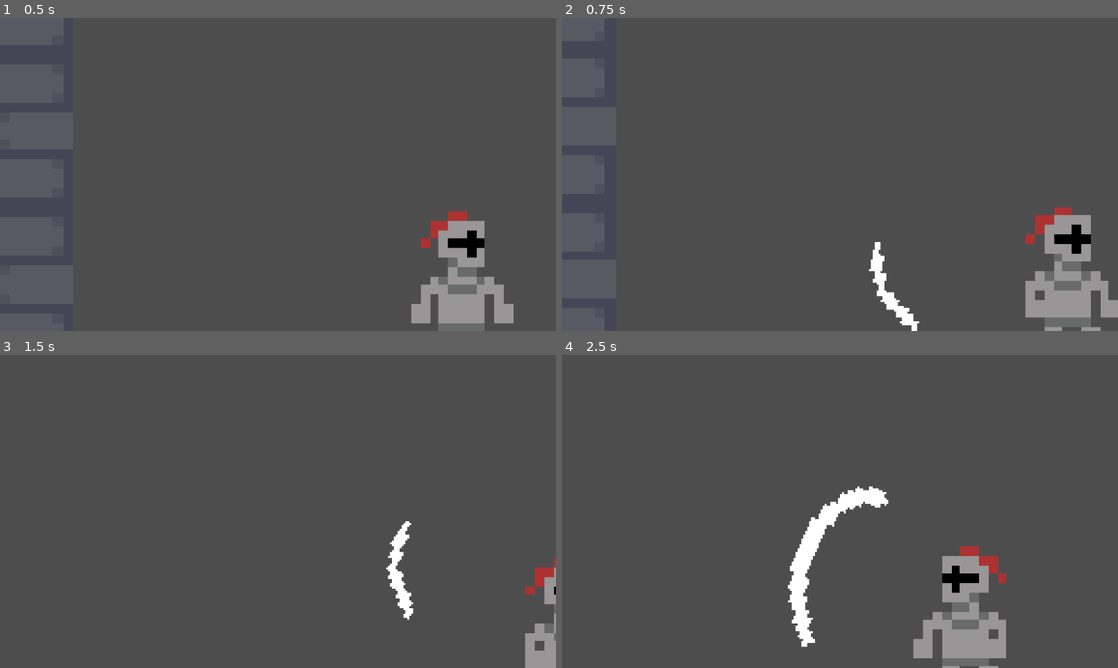
Above: before the commit, frames 1-4 (two rows, left to right).
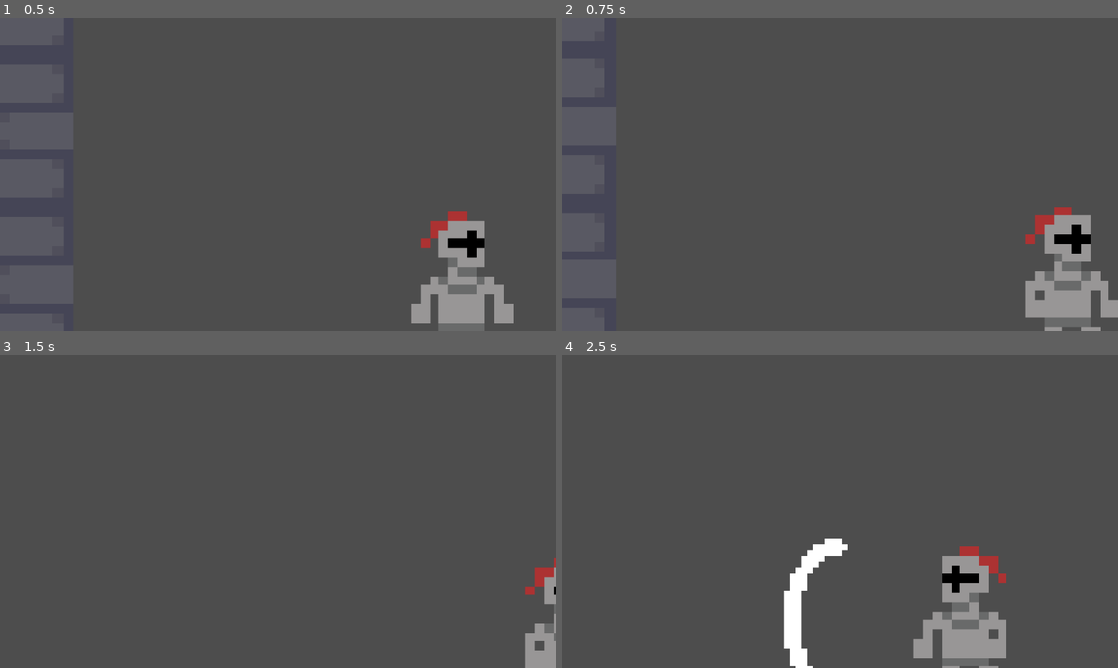
Above: after the commit, the same moments.

Repository: Owen-Harper25/Hollow-Clone
Game: Godot game, scene res://Scenes/main.tscn
Two runs of this game, one before a commit and one after it. Both use one fixed random seed, a clock stepped at 60 frames per second and the inputs below. This scene is started directly instead of the project's main scene.
Inputs (mouse positions are in pixels of both pictures, inside the frame that each line leads up to):
- Up to frame 1 (0.5 s): no input
- Up to frame 2 (0.75 s): move the mouse to (812, 237) at 0.52 s; hold D (right) from 0.53 s (still down); click (812, 237) at 0.6 s
- Up to frame 3 (1.5 s): keep holding D (right); tap Space (jump) at 0.77 s; move the mouse to (444, 558) at 1.27 s; click (444, 558) at 1.35 s
- Up to frame 4 (2.5 s): tap Space (jump) at 1.52 s; move the mouse to (673, 464) at 2.02 s; release D (right) at 2.03 s; hold A (left) from 2.03 s (still down); tap Shift (sprint) at 2.1 s; click (673, 464) at 2.3 s

Frame 1 is identical in both runs. In frame 2, 0.6% of the frame differs, in the area x 55-65%, y 71-100%; in frame 3, 0.6%; in frame 4, 2.3%, in the area x 39-59%, y 42-100%.

Commit message:
ATTACKING WORKS
LETS GOOOOOOO

Diff:
--- a/Scripts/Sound_Library.gd
+++ b/Scripts/Sound_Library.gd
@@ -15,7 +15,7 @@
 	dash_sounds = [$Dash1, $Dash2, $Dash3]
 	item_short = [$"Secret Found Short"]
 	item_long = [$"Secret Found Long"]
-	potion = [$Potion1]
+	potion = [$Potion]
 
 func play_random_hit():
 	var random_sound = hit_sounds[randi() % hit_sounds.size()]
--- a/Scripts/player.gd
+++ b/Scripts/player.gd
@@ -26,6 +26,8 @@
 @onready var attack_timer: Timer = $"Timers/Attack Timer"  # Timer to control attack duration
 @onready var attack_arc: Node2D = $AttackArc
 var attack_arc_scene = preload("res://Scenes/attack_arc.tscn")
+var facing_direction: Vector2 = Vector2.RIGHT  # default facing right
+
 
 var can_attack: bool = true
 var health = 5
@@ -105,26 +107,56 @@
 @onready var can_wall_jump: bool = ENABLE_WALL_JUMPING
 
 
+
 func _physics_process(delta: float) -> void:
 	physics_tick(delta)
 
 func _process(_delta: float) -> void:
+	var input_dir: Vector2 = Vector2.ZERO
+
+	if Input.is_action_pressed(ACTION_RIGHT):
+		input_dir.x += 1
+	if Input.is_action_pressed(ACTION_LEFT):
+		input_dir.x -= 1
+	if Input.is_action_pressed(ACTION_DOWN):
+		input_dir.y += 1
+	if Input.is_action_pressed(ACTION_UP):
+		input_dir.y -= 1
+
+	if attack_arc and is_instance_valid(attack_arc):
+		attack_arc.global_position = global_position  # Keep it attached
+# only update if we actually pressed a direction
+	if input_dir != Vector2.ZERO:
+		facing_direction = get_cardinal_direction(input_dir)
 	if Input.is_action_just_pressed("attack") and can_attack == true:
 		start_attack()
 		can_attack = false
 		$"Timers/Attack Timer".start()
 		SoundLibrary.play_random_dash()
-	if attack_arc and is_instance_valid(attack_arc):
-			attack_arc.global_position = global_position  # Keep it attached
+
+func get_cardinal_direction(dir: Vector2) -> Vector2:
+	if abs(dir.x) > abs(dir.y):
+		return Vector2(sign(dir.x), 0)  # left or right
+	else:
+		return Vector2(0, sign(dir.y))  # up or down
 
 func start_attack():
+	print(facing_direction)
 	attack_arc = attack_arc_scene.instantiate()  # Create attack arc
 	get_parent().add_child.call_deferred(attack_arc)  # Add to the main scene
 	attack_arc.global_position = global_position  # Set position to player
 
+	if facing_direction == Vector2.RIGHT:
+		attack_arc.rotation = 0
+	elif facing_direction == Vector2.LEFT:
+		attack_arc.rotation = PI
+	elif facing_direction == Vector2.UP:
+		attack_arc.rotation = -PI/2
+	elif facing_direction == Vector2.DOWN:
+		attack_arc.rotation = PI/2
 	# Store the initial attack angle
-	var attack_direction = (get_global_mouse_position() - global_position).normalized()
-	attack_arc.rotation = attack_direction.angle()  # Set rotation once
+	#var attack_direction = (get_global_mouse_position() - global_position).normalized()
+	#attack_arc.rotation = attack_direction.angle()  # Set rotation once
 
 	attack_timer.start()  # Start attack duration
 
